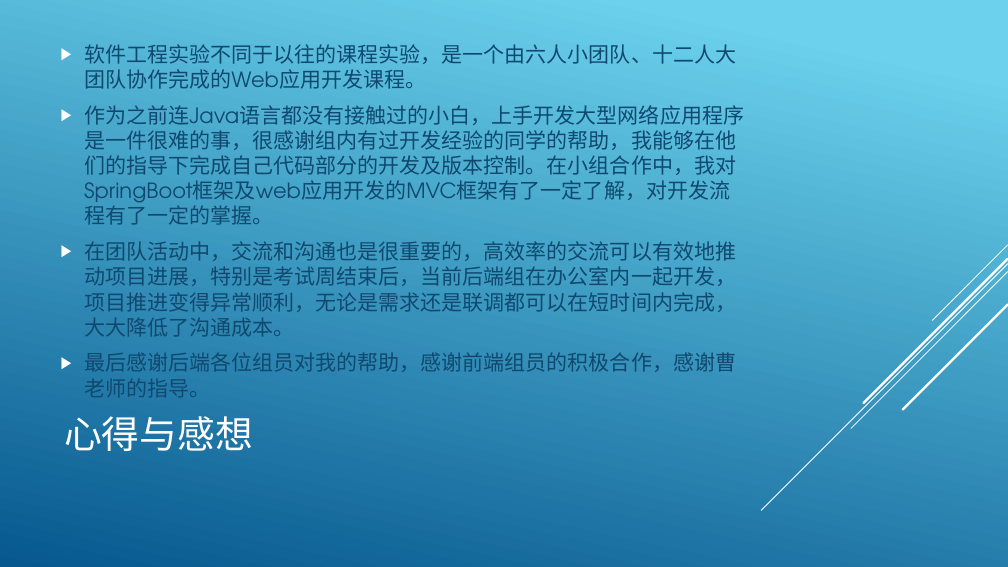
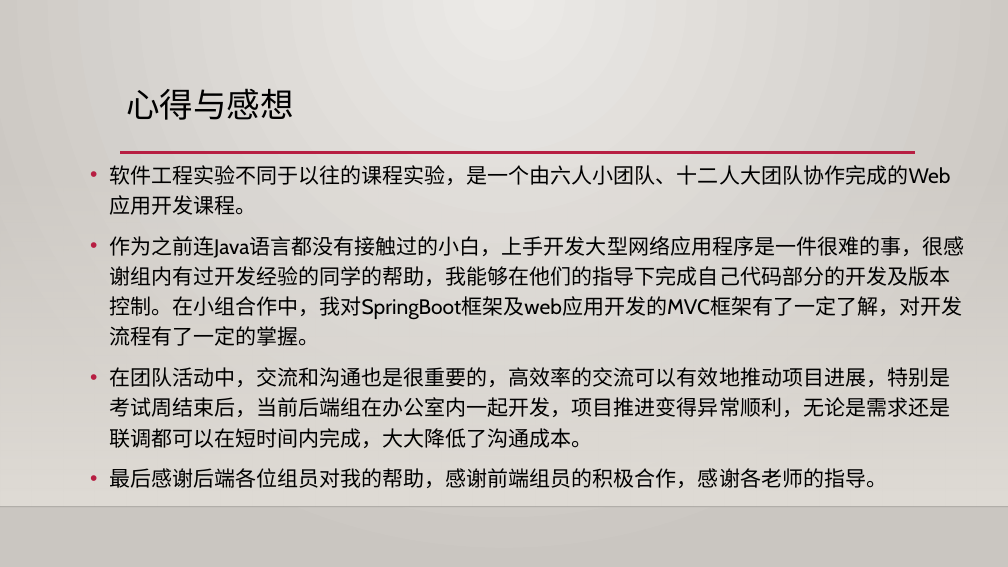
Before and after one commit to SEC0mprehensiveExper1ments/d0cumEnts, a slide deck: slide 5 of 项目展示幻灯片/个人汇报 戴显灏.pptx. Drawn at 1008x567 pixels with LibreOffice and Linux fonts; fonts in the diff are those of the drawing; background and template pictures are left out. Boxes give left, top, right and bottom in pixels: in the first picture for what was removed or moved away, otherwise in the second. Text is boxed around its words. In the diff, an @@ line names an element or a change of style, - is before the commit and + after.

Commit message:
fix ppt

```diff
--- a/项目展示幻灯片/个人汇报 戴显灏.pptx
+++ b/项目展示幻灯片/个人汇报 戴显灏.pptx
@@ background gradient #6ED2EB to #06588E to gradient #ECEAE7 to #CAC7C1 @@
@@ title "心得与感想": place and size @@
-title "心得与感想" at <box>64,416,253,451</box>
+title "心得与感想" at <box>126,88,294,120</box>
@@ title "心得与感想" at <box>126,88,294,120</box>: size 36 to 32 pt, font TeX Gyre Adventor to Cabin, text colour #FFFFFF to #000000; line spacing 1 to 0.9; vertical alignment middle to top @@
@@ rectangle added at <box>0,167,1008,507</box>, fill gradient #DFDBD5 @@
@@ text "软件工程实验不同于以往的课程实验，是一个由六人小团队、十二人大团队协作完成的Web应用开发课程。": place and size @@
-text "软件工程实验不同于以往的课程实验，是一个由六人小团队、十二人大团队协作完成的Web应用开发课程。" at <box>84,44,744,397</box>
+text "软件工程实验不同于以往的课程实验，是一个由六人小团队、十二人大团队协作完成的Web应用开发课程。" at <box>109,165,965,488</box>
@@ text "软件工程实验不同于以往的课程实验，是一个由六人小团队、十二人大团队协作完成的Web应用开发课程。" at <box>109,165,965,488</box>: vertical alignment middle to top @@
@@ text at <box>109,165,965,448</box>: font TeX Gyre Adventor to Cabin, text colour #0F496F to #000000 in "软件工程实验不同于以往的课程实验，是一个由六人小团队、十二人大团队协作完成的Web应用开发课程。", "作为之前连Java语言都没有接触过的小白，上手开发大型网络应用程序是一件很难的事，很感谢组内有过开发经验的同学的帮助，我 ...", "在团队活动中，交流和沟通也是很重要的，高效率的交流可以有效地推动项目进展，特别是考试周结束后，当前后端组在办公室内一起开 ..."; bullet ▶ to •; line spacing 1 to 1.2; bullet colour #FFFFFF to #B71E42 @@
@@ line added from (120, 153) to (915, 153), #B71E42 2.5 pt @@
@@ group removed at <box>761,245,1008,510</box>: 5 lines @@
@@ text at <box>109,468,887,488</box>: text changed; font TeX Gyre Adventor to Cabin; text colour #0F496F to #000000 @@
-▶ 最后感谢后端各位组员对我的帮助，感谢前端组员的积极合作，感谢曹老师的指导。
+• 最后感谢后端各位组员对我的帮助，感谢前端组员的积极合作，感谢各老师的指导。
@@ line added from (0, 507) to (1008, 507), #000001 1 pt @@
```
Also in this commit, not shown: 5 other slides changed, 1 other file.
